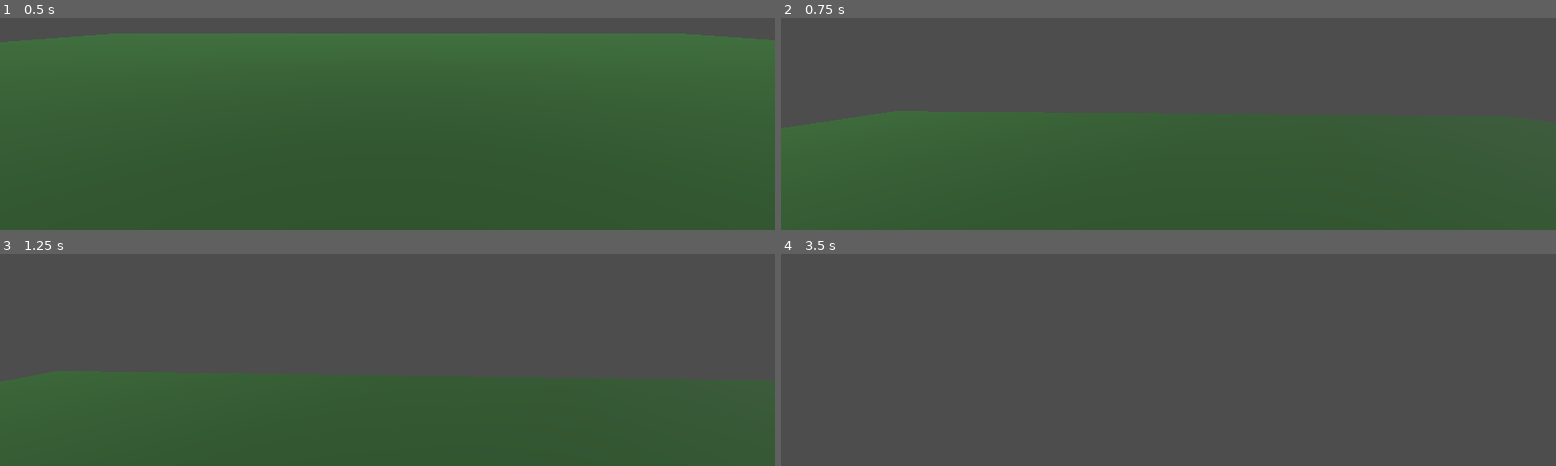
Above: before the commit, frames 1-4 (two rows, left to right).
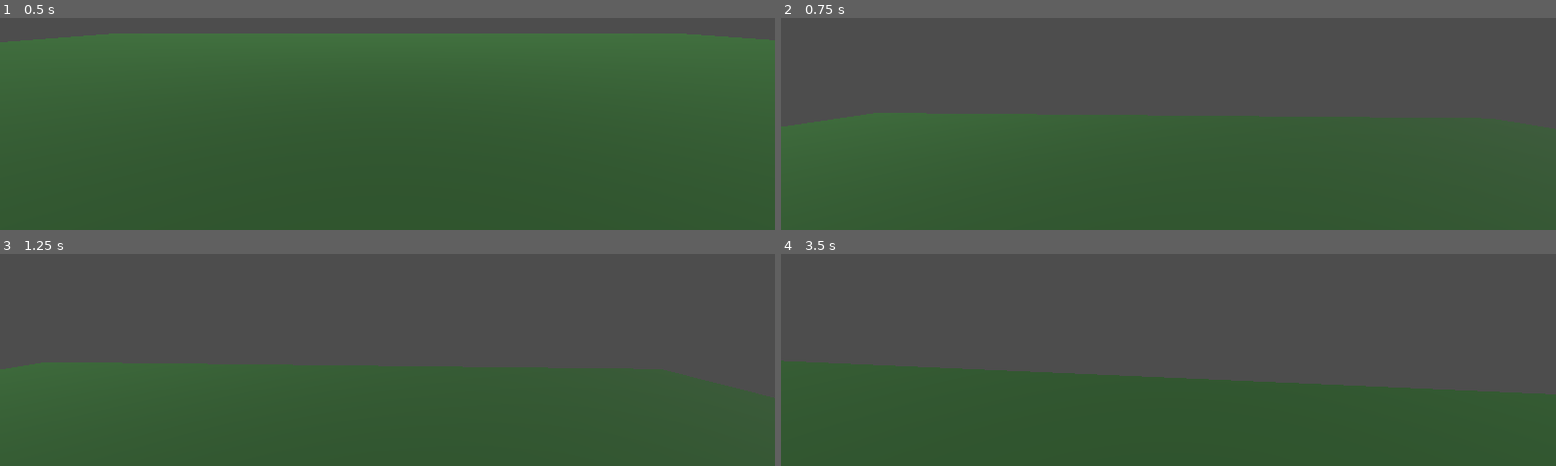
Above: after the commit, the same moments.

Repository: sg631/nsf-project
Game: Godot game, scene res://Game.tscn
Two runs of this game, one before a commit and one after it. Both use one fixed random seed, a clock stepped at 60 frames per second and the inputs below.
Inputs (mouse positions are in pixels of both pictures, inside the frame that each line leads up to):
- Up to frame 1 (0.5 s): no input
- Up to frame 2 (0.75 s): tap Enter (ui_accept) at 0.5 s; move the mouse to (outside the picture) at 0.52 s; hold D (playerRight) from 0.53 s (still down); click (outside the picture) at 0.6 s
- Up to frame 3 (1.25 s): keep holding D (playerRight); tap Enter (ui_accept) at 0.77 s
- Up to frame 4 (3.5 s): move the mouse to (outside the picture) at 1.27 s; release D (playerRight) at 1.28 s; hold W (playerForwards) from 1.28 s (still down); click (outside the picture) at 1.35 s; tap Enter (ui_accept) at 1.52, 3.02 s; move the mouse to (outside the picture) at 2.02 s; hold Shift (sprint) 2.03-2.78 s; click (outside the picture) at 2.3 s; move the mouse to (1160, 256) at 2.77 s; click (1160, 256) at 2.85 s

Frame 1 is identical in both runs. In frame 2, 0.2% of the frame differs, in the area x 0-31%, y 43-53%; in frame 3, 0.8%; in frame 4, 42%, in the area x 0-100%, y 50-100%.

Commit message:
added mouse input camera to apply to player

Diff:
--- a/Player.tscn
+++ b/Player.tscn
@@ -1,7 +1,6 @@
-[gd_scene load_steps=6 format=3 uid="uid://bicfvrrdnui24"]
+[gd_scene load_steps=5 format=3 uid="uid://bicfvrrdnui24"]
 
 [ext_resource type="Script" path="res://player.gd" id="1_2sf5x"]
-[ext_resource type="Script" path="res://camera_3d.gd" id="2_6ubmw"]
 
 [sub_resource type="BoxShape3D" id="BoxShape3D_p363l"]
 
@@ -25,4 +24,3 @@
 
 [node name="Camera3D" type="Camera3D" parent="Player"]
 transform = Transform3D(1, 0, 0, 0, 1, 0, 0, 0, 1, 0, 0.258389, -0.495737)
-script = ExtResource("2_6ubmw")
--- a/camera_3d.gd
+++ b/camera_3d.gd
@@ -8,10 +8,4 @@
 
 # Called every frame. 'delta' is the elapsed time since the previous frame.
 func _process(delta: float) -> void:
-	rotation.x -= Input.get_last_mouse_velocity().y/10000;
-	rotation.y -= Input.get_last_mouse_velocity().x/10000;
-	if Input.is_action_just_pressed("camLock"):
-		Input.mouse_mode = Input.MOUSE_MODE_CAPTURED;
-
-	if Input.is_action_just_pressed("exit"):
-		Input.mouse_mode = Input.MOUSE_MODE_VISIBLE
+	pass
--- a/player.gd
+++ b/player.gd
@@ -27,4 +27,13 @@
 	else:
 		velocity.x = move_toward(velocity.x, 0, SPEED)
 		velocity.z = move_toward(velocity.z, 0, SPEED)
+
+	rotation.x -= Input.get_last_mouse_velocity().y/10000;
+	rotation.y -= Input.get_last_mouse_velocity().x/10000;
+	if Input.is_action_just_pressed("camLock"):
+		Input.mouse_mode = Input.MOUSE_MODE_CAPTURED;
+
+	if Input.is_action_just_pressed("exit"):
+		Input.mouse_mode = Input.MOUSE_MODE_VISIBLE
+
 	move_and_slide()
